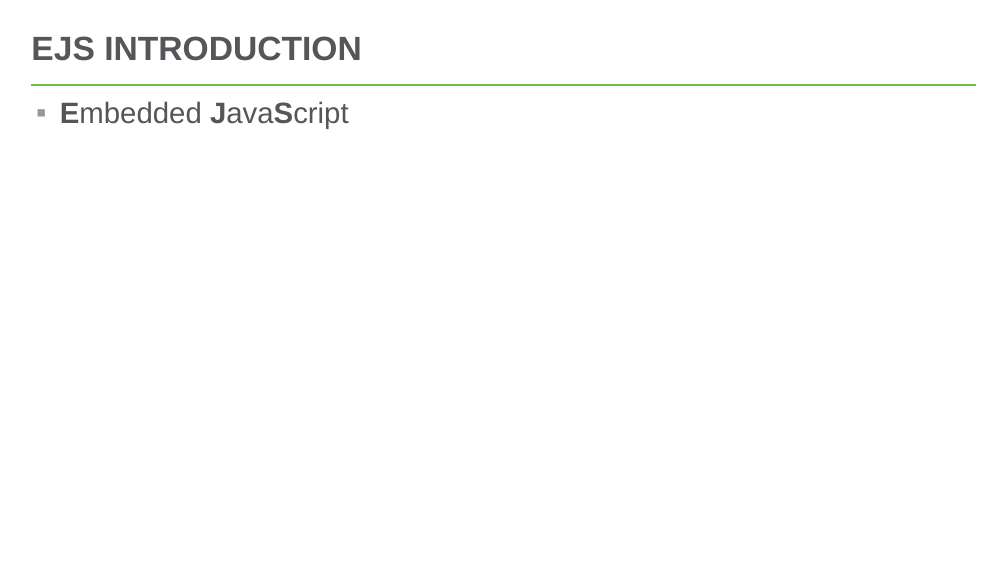
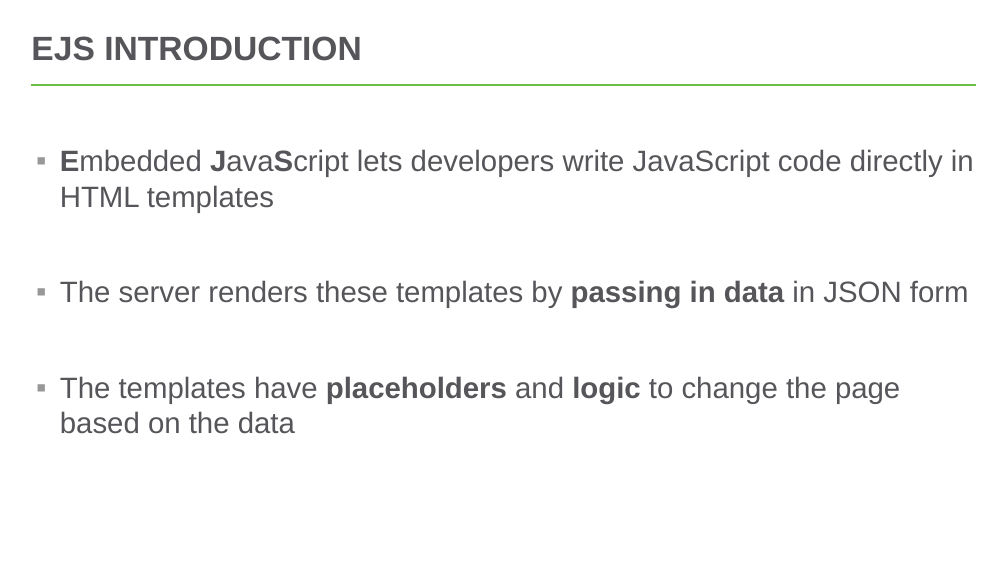
Before and after one commit to hytechclub/web-201, a slide deck: slide 3 of EjsTemplates/EjsTemplates.pptx (slide 4 before the commit). Drawn at 1008x567 pixels with LibreOffice and Linux fonts; fonts in the diff are those of the drawing. Boxes give left, top, right and bottom in pixels: in the first picture for what was removed or moved away, otherwise in the second. Text is boxed around its words. In the diff, an @@ line names an element or a change of style, - is before the commit and + after.

Commit message:
EJS Templates Lesson

```diff
--- a/EjsTemplates/EjsTemplates.pptx
+++ b/EjsTemplates/EjsTemplates.pptx
@@ text at (x1=60, y1=149, x2=974, y2=434): text changed @@
-▪ Embedded JavaScript
+▪ Embedded JavaScript lets developers write JavaScript code directly in HTML templates
+▪ The server renders these templates by passing in data in JSON form
+▪ The templates have placeholders and logic to change the page based on the data
```
Also in this commit, not shown: 1 other slide changed, 6 slides added, 2 slides removed, 1 other file.
